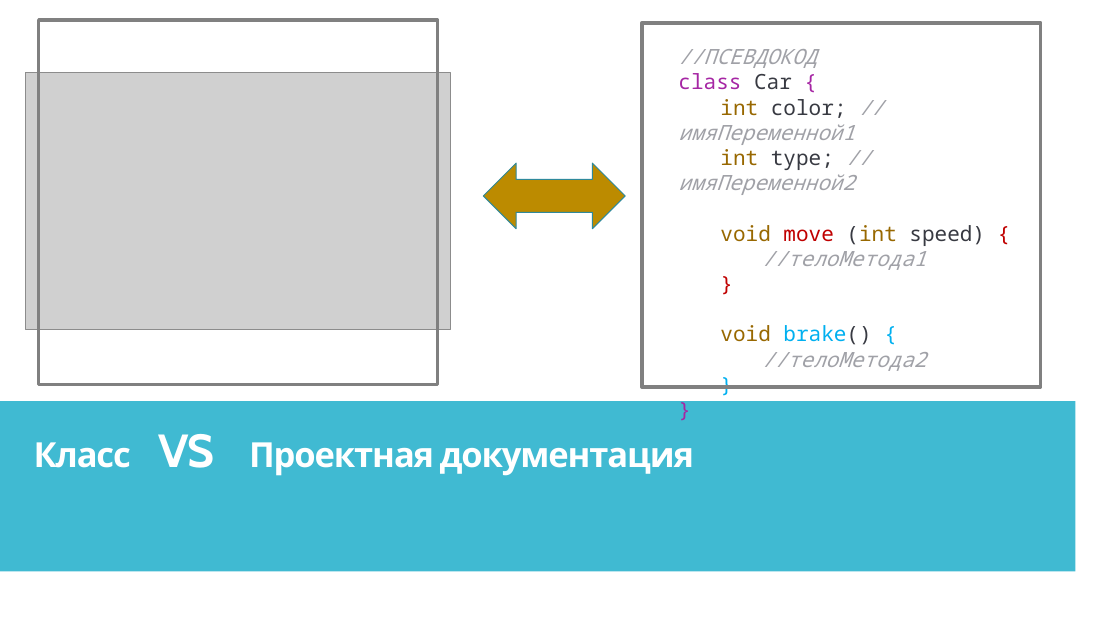
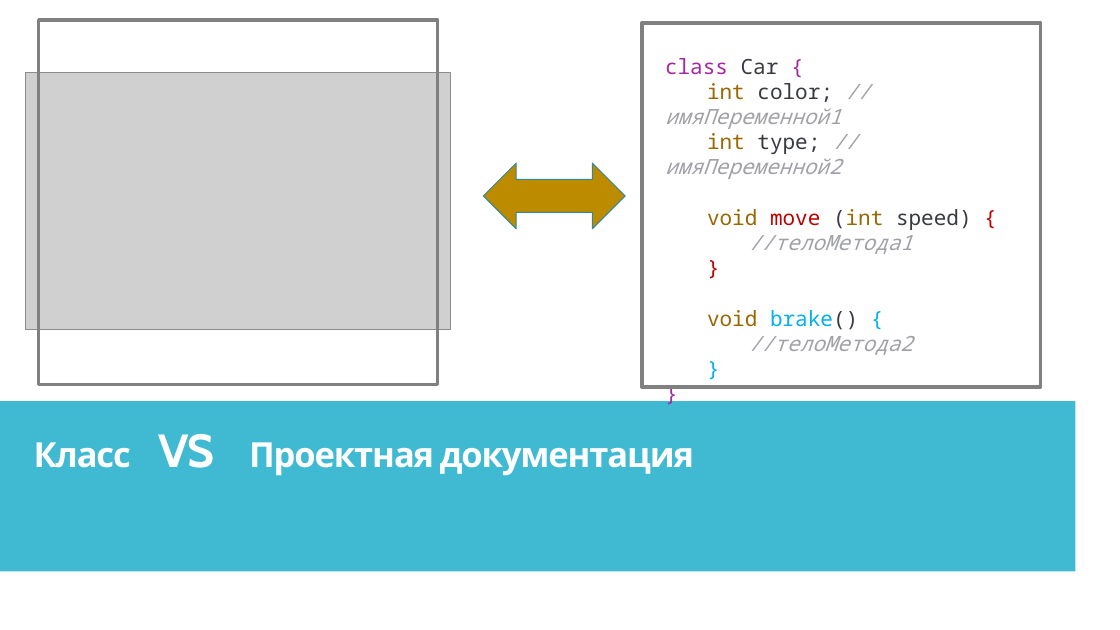
Before and after one commit to IriEfremova/LessonsCube, a slide deck: slide 9 of Samsung/Lesson10/OOP.pptx (slide 8 before the commit). Drawn at 1120x630 pixels with LibreOffice and Linux fonts; fonts in the diff are those of the drawing; grey boxes stand for pictures. Boxes give left, top, right and bottom in pixels: in the first picture for what was removed or moved away, otherwise in the second. Text is boxed around its words. In the diff, an @@ line names an element or a change of style, - is before the commit and + after.

```diff
--- a/Samsung/Lesson10/OOP.pptx
+++ b/Samsung/Lesson10/OOP.pptx
@@ text "class Car {": place and size @@
-text "class Car {" at [678,49,985,371]
+text "class Car {" at [665,58,972,355]
@@ text at [678,49,817,68]: paragraph removed @@
-//ПСЕВДОКОД
```
Also in this commit, not shown: 2 other slides changed, 6 slides added, 9 slides removed, 1 other file.
